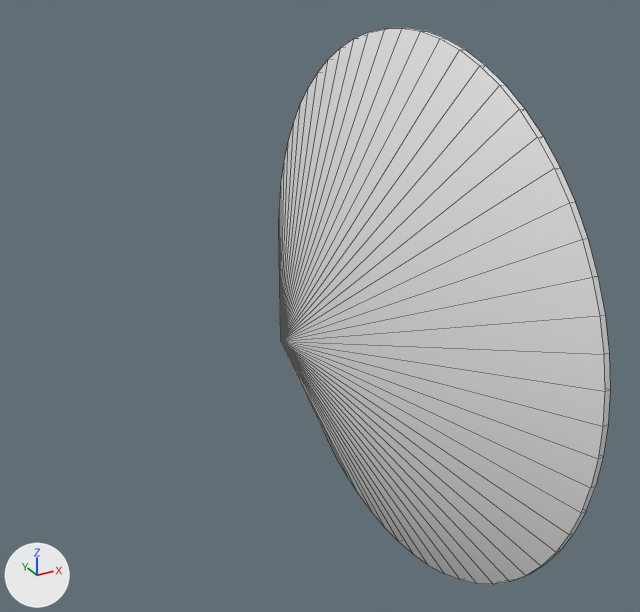
Two versions of the Blender file blend/apolloj2.blend, one commit apart.
Both versions are drawn from a 50 mm camera at (-2.6, -6.18, 3.34) aimed at (0.9, 0.18, 0.15). Arrows for +X, +Y and +Z are at lower left; the lights stay in place. Mesh edges are drawn as thin lines. Materials are left out; every surface is plain grey.

The older version as bpy lines, for what is in view:
```python
me_colobotmesh__001 = bpy.data.meshes.new('ColobotMesh_.001')
me_colobotmesh__001.from_pydata(...)  # 122 vertices, 180 faces; spans x 0.41..1.68, y -2.49..2.5, z -2.48..2.51
me_colobotmesh__001.polygons.foreach_set('use_smooth', [True] * 180)
me_colobotmesh__001.materials.append(mat_colobotmesh_mat_1)
ob_chasis = bpy.data.objects.new('Chasis', me_colobotmesh__001)
ob_chasis.location = (0.0, 0.0, 0.0)
ob_chasis.rotation_euler = (1.571, 0.0, 0.0)  # degrees (90, 0, 0)
_m = ob_chasis.modifiers.new('EdgeSplit', 'EDGE_SPLIT')
```
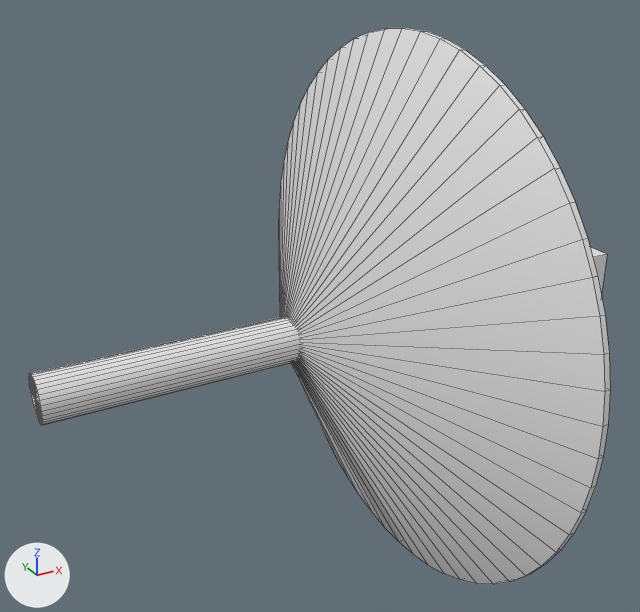
Pixel boxes (x1, y1, x2, y2) of what changed, in the pictures (640 x 612 px):
'Chasis', reshaped, modifiers changed (75% wider)
    before: (279, 28, 610, 584)
    after: (29, 28, 610, 584)
part 1 of me_colobotmesh__001, added
    after: (590, 247, 607, 295)
part 2 of me_colobotmesh__001, added
    after: (29, 316, 302, 425)

Edits to the bpy script that builds the scene:
```text
Change me_colobotmesh__001:
    used by ob_chasis; location = (0.0, 0.0, 0.0); rotation_euler = (1.571, 0.0, 0.0), in degrees (90, 0, 0)
    remove me_colobotmesh__001.from_pydata(...)  # 122 vertices, 180 faces; spans x 0.41..1.68, y -2.49..2.5, z -2.48..2.51
    add me_colobotmesh__001.from_pydata(...)  # 191 vertices, 246 faces; spans x -1.65..3.92, y -2.49..2.5, z -2.48..2.51
    me_colobotmesh__001 part 1: a new loose piece, a box spanning x 3.32..3.92, y -0.25..0.25, z -0.23..0.27
    me_colobotmesh__001 part 2: a new loose piece of 61 vertices spanning x -1.65..3.35, y -0.19..0.2, z -0.18..0.22
Change ob_chasis:
    remove _m = ob_chasis.modifiers.new('EdgeSplit', 'EDGE_SPLIT')
```
